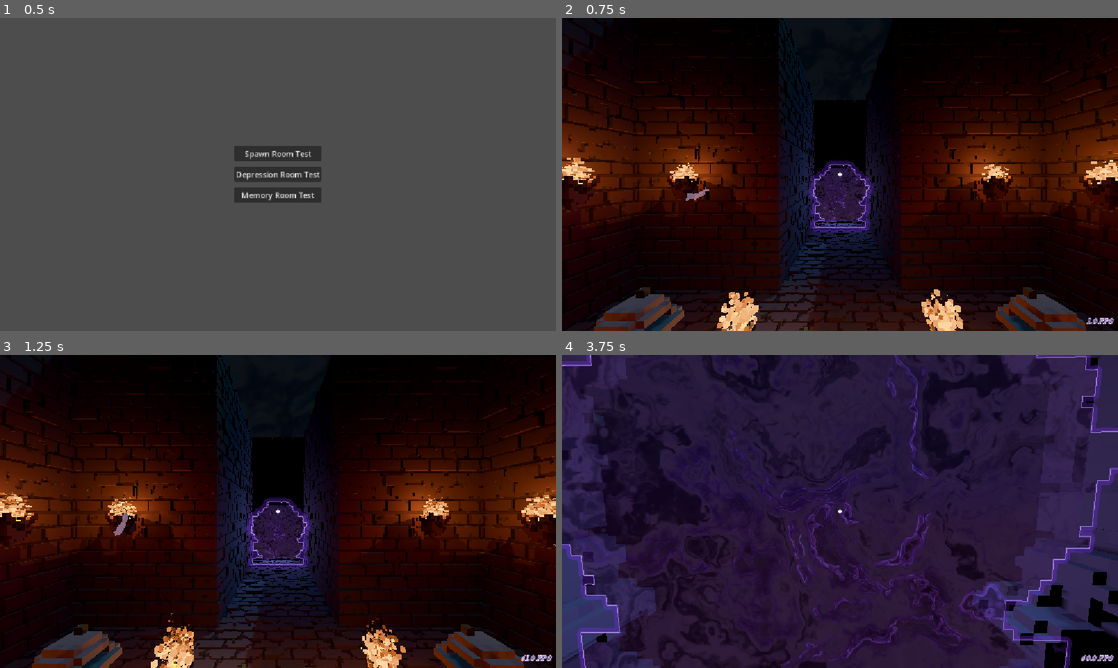
Above: before the commit, frames 1-4 (two rows, left to right).
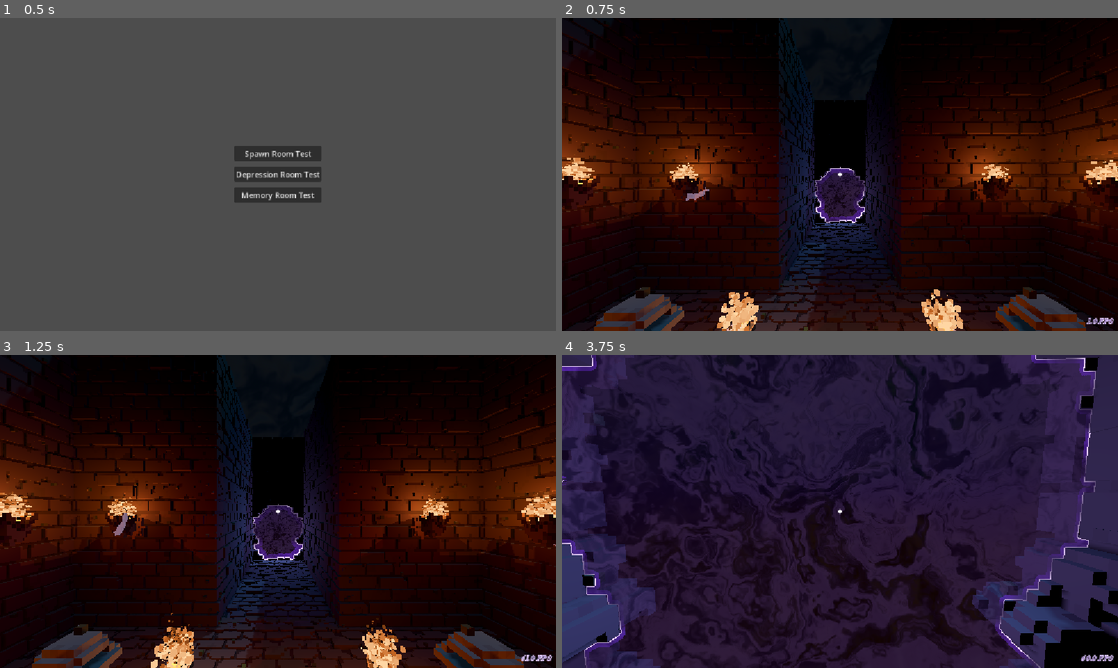
Above: after the commit, the same moments.

Repository: Josephblt/the-loop
Game: Godot game, scene res://tests/test_scene_menu.tscn
The game is run twice, just before and just after one commit, with the same random seed, the same clock (stepped at 60 frames per second) and the same inputs.
Inputs (mouse positions are in pixels of both pictures, inside the frame that each line leads up to):
- Up to frame 1 (0.5 s): no input
- Up to frame 2 (0.75 s): click "Spawn Room Test" at 0.5 s
- Up to frame 3 (1.25 s): no input
- Up to frame 4 (3.75 s): move the mouse to (867, 511) at 1.27 s; hold W (Forward) from 1.28 s (still down); click (867, 511) at 1.35 s; tap Space (Jump) at 1.52, 2.27 s; move the mouse to (812, 511) at 2.02 s; tap Shift (Walk) at 2.1, 3.6 s; move the mouse to (851, 505) at 2.77 s; click (851, 505) at 2.85 s; move the mouse to (834, 517) at 3.52 s

Frame 1 is identical in both runs. In frame 2, 1.3% of the frame differs, in the area x 44-57%, y 45-69%; in frame 3, 1.3%; in frame 4, 12%, in the area x 0-100%, y 0-100%.

Commit message:
Move portal rim inside with depth-tested noise

Diff:
--- /dev/null
+++ b/src/assets/materials/effects/portal_rim_mask_material.tres
@@ -0,0 +1,6 @@
+[gd_resource type="ShaderMaterial" format=3]
+
+[ext_resource type="Shader" path="res://shaders/portal_rim_mask.gdshader" id="1_portal_rim_mask"]
+
+[resource]
+shader = ExtResource("1_portal_rim_mask")
--- a/src/assets/materials/effects/portal_rim_material.tres
+++ b/src/assets/materials/effects/portal_rim_material.tres
@@ -8,5 +8,6 @@
 shader_parameter/halo_color = Color(0.48, 0.18, 1, 0.55)
 shader_parameter/core_width = 2.0
 shader_parameter/halo_width = 10.0
-shader_parameter/pulse_speed = 2.2
-shader_parameter/pulse_strength = 0.22
+shader_parameter/noise_scale = 18.0
+shader_parameter/flow_speed = 2.6
+shader_parameter/breakup = 0.65
--- a/src/game/actors/player.tscn
+++ b/src/game/actors/player.tscn
@@ -44,7 +44,7 @@
 [node name="Camera3D" type="Camera3D" parent="." unique_id=559748373]
 unique_name_in_owner = true
 transform = Transform3D(1, 0, 0, 0, 1, 0, 0, 0, 1, 0, 3, 0)
-cull_mask = 1048573
+cull_mask = 1048061
 script = ExtResource("2_fyoa2")
 
 [node name="RayCast3D" type="RayCast3D" parent="Camera3D" unique_id=1660884452]
@@ -74,7 +74,7 @@
 [node name="PortalRimCamera3D" type="Camera3D" parent="Camera3D/PortalRimViewport"]
 unique_name_in_owner = true
 transform = Transform3D(1, 0, 0, 0, 1, 0, 0, 0, 1, 0, 3, 0)
-cull_mask = 512
+cull_mask = 1048569
 current = true
 
 [node name="AudioListener3D" type="AudioListener3D" parent="." unique_id=1594547787]
--- a/src/game/effects/gate.tscn
+++ b/src/game/effects/gate.tscn
@@ -70,7 +70,7 @@
 
 [node name="CSGPolygon3D" type="CSGPolygon3D" parent="Barrier" unique_id=83916657]
 transform = Transform3D(1, 0, 0, 0, 1, 0, 0, 0, 1, 0, 0, -2.8)
-layers = 513
+layers = 4
 cast_shadow = 0
 polygon = PackedVector2Array(-2.1000001, 0, -2.1000001, 0.1, -1.5, 0.1, -1.5, 0.4, -1.8000001, 0.4, -1.8000001, 0.5, -1 …(1551 unchanged characters)…
 depth = 0.01
--- a/src/scripts/game/effects/gate.gd
+++ b/src/scripts/game/effects/gate.gd
@@ -1,2 +1,16 @@
 class_name Gate
 extends Node3D
+
+const PORTAL_RIM_MASK_MATERIAL: Material = preload("res://assets/materials/effects/portal_rim_mask_material.tres")
+
+@onready var barrier_surface: CSGPolygon3D = $Barrier/CSGPolygon3D
+@onready var barrier: StaticBody3D = $Barrier
+
+
+func _ready() -> void:
+	var portal_rim_mask: CSGPolygon3D = barrier_surface.duplicate() as CSGPolygon3D
+	portal_rim_mask.name = "PortalRimMask"
+	portal_rim_mask.layers = 512
+	portal_rim_mask.material = PORTAL_RIM_MASK_MATERIAL
+	portal_rim_mask.cast_shadow = GeometryInstance3D.SHADOW_CASTING_SETTING_OFF
+	barrier.add_child(portal_rim_mask)
--- a/src/shaders/portal_rim.gdshader
+++ b/src/shaders/portal_rim.gdshader
@@ -4,27 +4,49 @@
 uniform vec4 halo_color : source_color = vec4(0.48, 0.18, 1.0, 0.55);
 uniform float core_width : hint_range(1.0, 8.0) = 2.0;
 uniform float halo_width : hint_range(2.0, 24.0) = 10.0;
-uniform float pulse_speed : hint_range(0.0, 8.0) = 2.2;
-uniform float pulse_strength : hint_range(0.0, 1.0) = 0.22;
+uniform float noise_scale : hint_range(1.0, 40.0) = 18.0;
+uniform float flow_speed : hint_range(0.0, 8.0) = 2.6;
+uniform float breakup : hint_range(0.0, 1.0) = 0.65;
+
+float random_value(vec2 position) {
+	return fract(sin(dot(position, vec2(12.9898, 78.233))) * 43758.5453);
+}
+
+float value_noise(vec2 position) {
+	vec2 cell = floor(position);
+	vec2 blend = smoothstep(vec2(0.0), vec2(1.0), fract(position));
+	float bottom = mix(random_value(cell), random_value(cell + vec2(1.0, 0.0)), blend.x);
+	float top = mix(random_value(cell + vec2(0.0, 1.0)), random_value(cell + vec2(1.0)), blend.x);
+	return mix(bottom, top, blend.y);
+}
 
 void fragment() {
-	float center = texture(TEXTURE, UV).a;
-	float core_mask = 0.0;
-	float halo_mask = 0.0;
+	vec3 center_color = texture(TEXTURE, UV).rgb;
+	float center = step(0.9, center_color.r) * step(center_color.g, 0.1) * step(0.9, center_color.b);
+	float core_mask = 1.0;
+	float halo_mask = 1.0;
 
 	for (int index = 0; index < 16; index++) {
 		float angle = float(index) * 0.3926991;
 		vec2 direction = vec2(cos(angle), sin(angle));
-		core_mask = max(core_mask, texture(TEXTURE, UV + direction * TEXTURE_PIXEL_SIZE * core_width).a);
-		halo_mask = max(halo_mask, texture(TEXTURE, UV + direction * TEXTURE_PIXEL_SIZE * halo_width).a);
+		vec3 core_color_sample = texture(TEXTURE, UV + direction * TEXTURE_PIXEL_SIZE * core_width).rgb;
+		vec3 halo_color_sample = texture(TEXTURE, UV + direction * TEXTURE_PIXEL_SIZE * halo_width).rgb;
+		float core_sample = step(0.9, core_color_sample.r) * step(core_color_sample.g, 0.1) * step(0.9, core_color_sample.b);
+		float halo_sample = step(0.9, halo_color_sample.r) * step(halo_color_sample.g, 0.1) * step(0.9, halo_color_sample.b);
+		core_mask = min(core_mask, core_sample);
+		halo_mask = min(halo_mask, halo_sample);
 	}
 
-	core_mask = max(core_mask - center, 0.0);
-	halo_mask = max(halo_mask - center, 0.0) * (1.0 - core_mask);
+	core_mask = max(center - core_mask, 0.0);
+	halo_mask = max(center - halo_mask, 0.0) * (1.0 - core_mask);
 
-	float pulse = 1.0 - pulse_strength;
-	pulse += pulse_strength * (0.5 + 0.5 * sin(TIME * pulse_speed + UV.y * 19.0));
-	float alpha = core_mask * core_color.a + halo_mask * halo_color.a * pulse;
+	vec2 forward_flow = UV * noise_scale + vec2(TIME * flow_speed, -TIME * flow_speed * 0.7);
+	vec2 reverse_flow = UV.yx * noise_scale * 1.9 + vec2(-TIME * flow_speed * 1.3, TIME * flow_speed);
+	float chaos = value_noise(forward_flow) * 0.65 + value_noise(reverse_flow) * 0.35;
+	float broken_edge = mix(1.0, smoothstep(0.25, 0.8, chaos), breakup);
+	float flare = 0.55 + chaos * chaos * 1.1;
+	float alpha = core_mask * core_color.a * broken_edge * flare;
+	alpha += halo_mask * halo_color.a * broken_edge * chaos;
 	vec3 color = mix(halo_color.rgb, core_color.rgb, core_mask);
 
 	COLOR = vec4(color, alpha);
--- /dev/null
+++ b/src/shaders/portal_rim_mask.gdshader
@@ -0,0 +1,6 @@
+shader_type spatial;
+render_mode unshaded, cull_disabled;
+
+void fragment() {
+	ALBEDO = vec3(1.0, 0.0, 1.0);
+}
Not shown, added: src/shaders/portal_rim_mask.gdshader.uid
